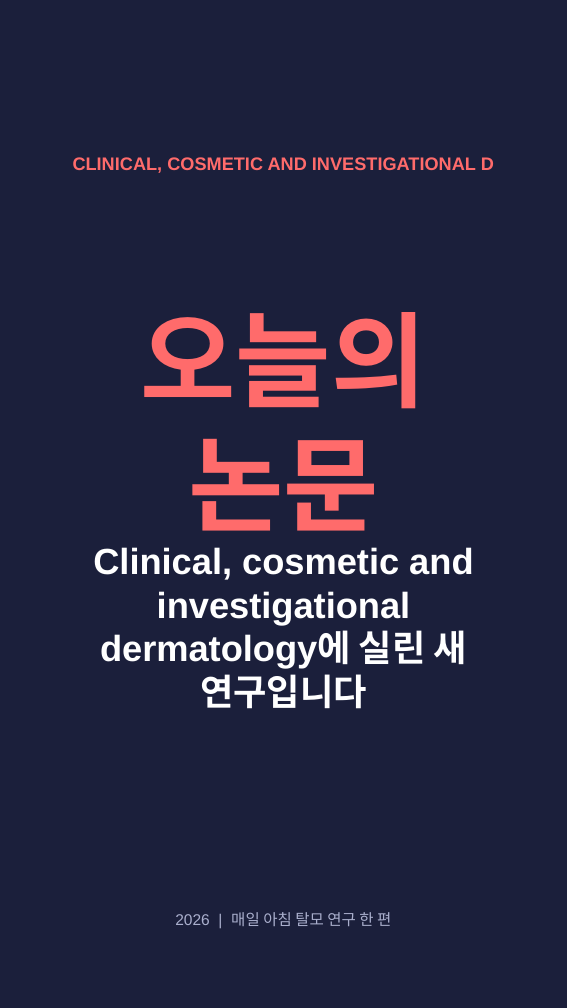
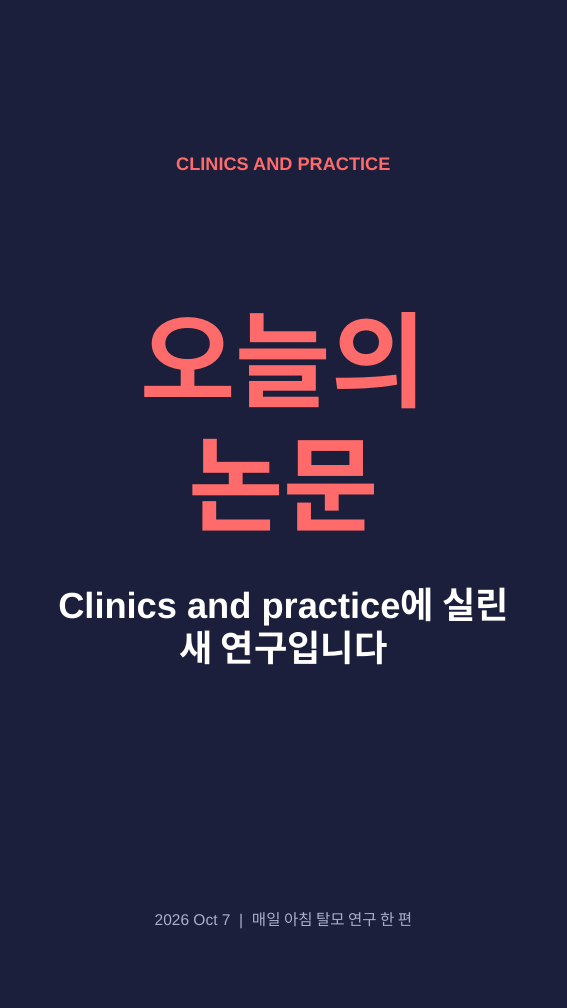
Before and after one commit to hyokang2010-BJ-ANTH/product-builder-test, a slide deck: slide 1 of pwa/data/latest/slides.pptx. Drawn at 567x1008 pixels with LibreOffice and Linux fonts; fonts in the diff are those of the drawing. Boxes give left, top, right and bottom in pixels: in the first picture for what was removed or moved away, otherwise in the second. Text is boxed around its words. In the diff, an @@ line names an element or a change of style, - is before the commit and + after.

```diff
--- a/pwa/data/latest/slides.pptx
+++ b/pwa/data/latest/slides.pptx
@@ text at (x1=176, y1=157, x2=391, y2=170): text changed @@
-CLINICAL, COSMETIC AND INVESTIGATIONAL D
+CLINICS AND PRACTICE
@@ text at (x1=58, y1=587, x2=509, y2=665): text changed @@
-Clinical, cosmetic and investigational dermatology에 실린 새 연구입니다
+Clinics and practice에 실린 새 연구입니다
@@ text at (x1=155, y1=912, x2=412, y2=926): text changed @@
-2026 | 매일 아침 탈모 연구 한 편
+2026 Oct 7 | 매일 아침 탈모 연구 한 편
```
Also in this commit, not shown: 2 other slides changed, 4 slides added, 6 slides removed, 27 other files.
